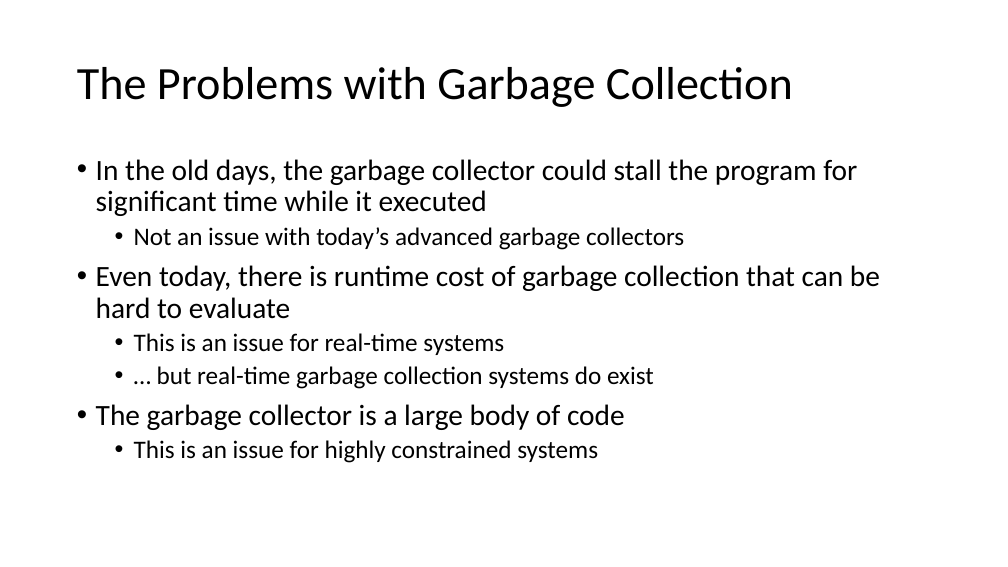
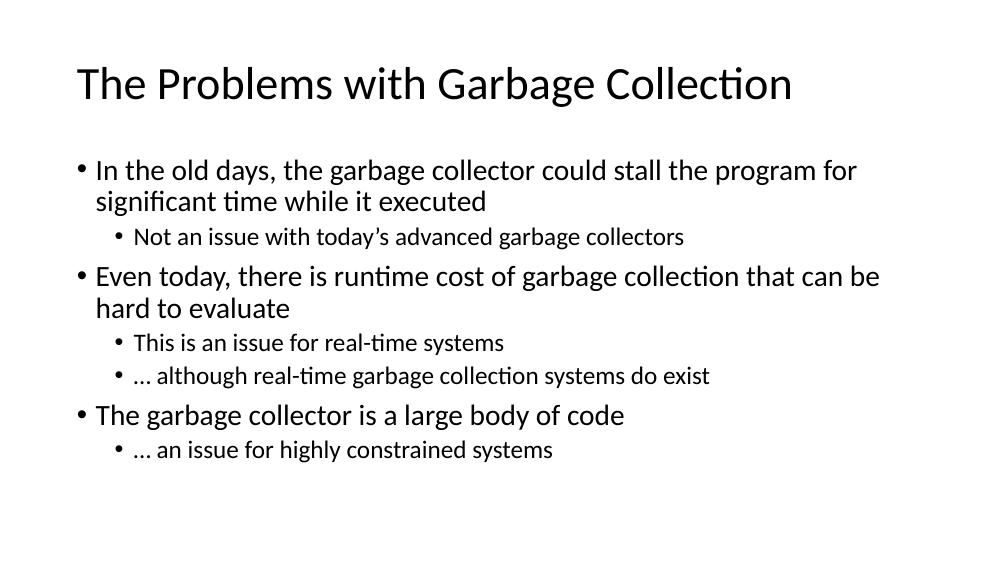
Before and after one commit to pchapin/cpp, a slide deck: slide 5 of Presentations/SmartPointers.pptx. Drawn at 1008x567 pixels with LibreOffice and Linux fonts; fonts in the diff are those of the drawing. Boxes give left, top, right and bottom in pixels: in the first picture for what was removed or moved away, otherwise in the second. Text is boxed around its words. In the diff, an @@ line names an element or a change of style, - is before the commit and + after.

```diff
--- a/Presentations/SmartPointers.pptx
+++ b/Presentations/SmartPointers.pptx
@@ text at (157,366,710,389): text changed @@
-  • … but real-time garbage collection systems do exist
+  • … although real-time garbage collection systems do exist
@@ text at (157,440,553,463): text changed @@
-  • This is an issue for highly constrained systems
+  • … an issue for highly constrained systems
```
Also in this commit, not shown: 12 other slides changed, 5 slides added, 2 slides removed.
